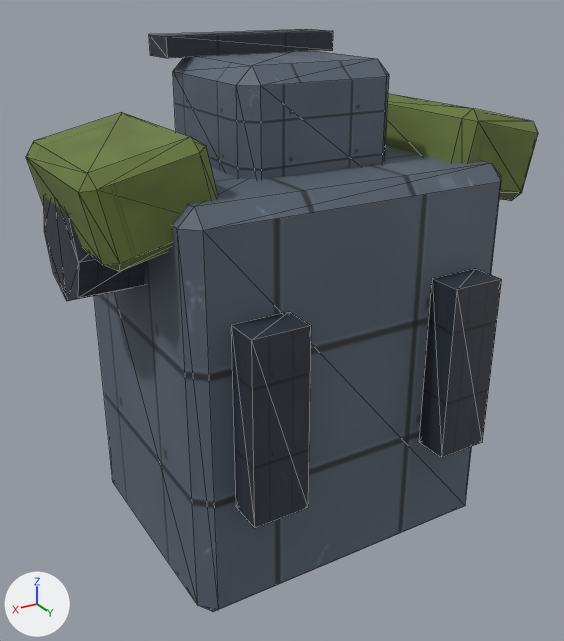
The glTF model public/assets/models/units/tdf-mech-chassis-courser.glb: old version first, new version second.
One viewpoint serves both versions: a 50 mm camera at (0.936, 1.533, 1.307) aimed at (0.014, -0.004, 0.538). Arrows for +X, +Y and +Z are at lower left; the lights stay in place. The picture after the commit comes second. Mesh edges are drawn as thin lines. Where no turn or scale is listed for an object, it has been applied to the vertices.

In view in the first picture: 'brow', 'cockpit', 'rear_vent_-1', 'rear_vent_1', 'shoulder_1', 'swept_shoulder_-1', 'swept_shoulder_1', 'torso'.
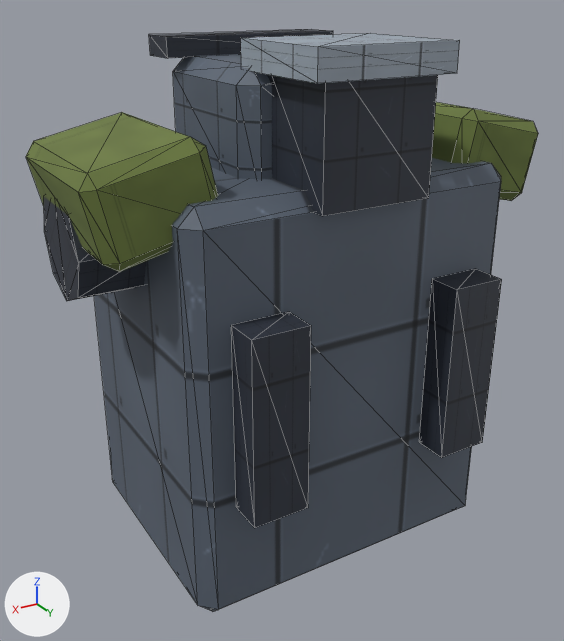
Changed parts and their boxes (x1, y1, x2, y2) in the pictures (564 x 641 px):
'back_mount_riser', added
    after: (267, 74, 438, 216)
'back_mount_plate', added
    after: (241, 33, 460, 83)

The change in detail:
Mesh me_back_mount_plate is new.
It is a box spanning x -0.16..0.16, y -0.14..0.14, z -0.03..0.03.
It uses material mat_tdf_grey_light (picture img_tdf_atlas_albedo_png).
Mesh me_back_mount_riser is new.
It is a box spanning x -0.13..0.13, y -0.12..0.12, z -0.15..0.15.
It uses material mat_tdf_grey_dark (picture img_tdf_atlas_albedo_png).
Object 'back_mount_plate' (ob_back_mount_plate) is new; it shows me_back_mount_plate.
Its location is (0.0, 0.22, 1.18).
Object 'back_mount_riser' (ob_back_mount_riser) is new; it shows me_back_mount_riser.
Its location is (0.0, 0.22, 1.055).
